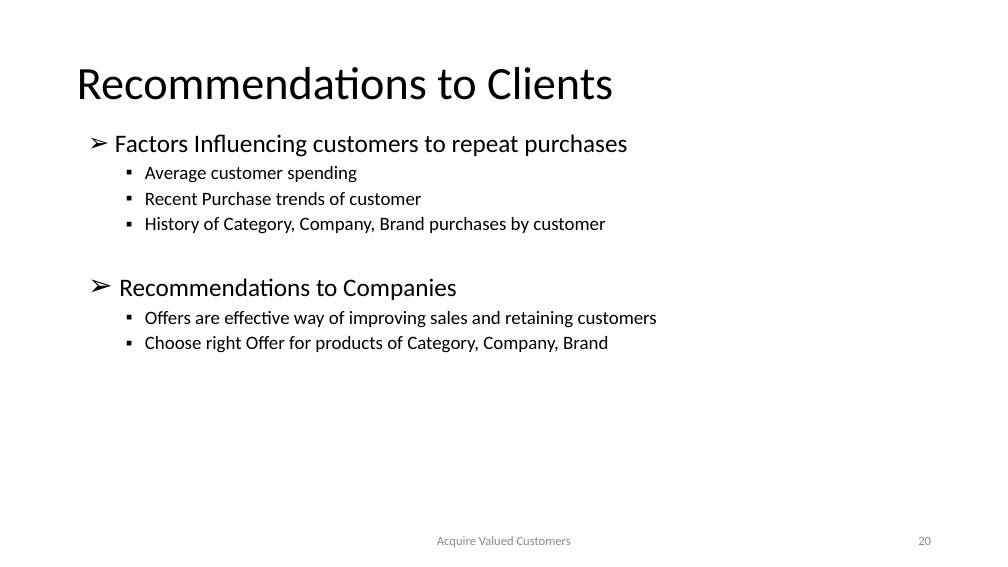
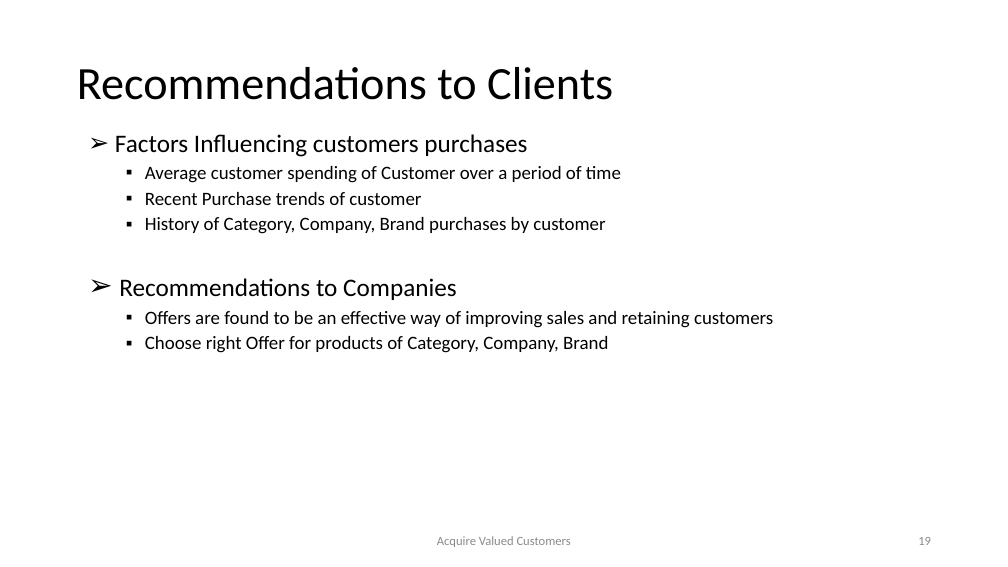
Before and after one commit to samudassir/acquirevaluedcustomers, a slide deck: slide 19 of project_report/project_presentation_II.pptx (slide 20 before the commit). Drawn at 1008x567 pixels with LibreOffice and Linux fonts; fonts in the diff are those of the drawing. Boxes give left, top, right and bottom in pixels: in the first picture for what was removed or moved away, otherwise in the second. Text is boxed around its words. In the diff, an @@ line names an element or a change of style, - is before the commit and + after.

```diff
--- a/project_report/project_presentation_II.pptx
+++ b/project_report/project_presentation_II.pptx
@@ text at <box>115,134,621,183</box>: text changed; size 24 to 18 pt @@
-➢ Factors Influencing customers to repeat purchases
-  ▪ Average customer spending
+➢ Factors Influencing customers purchases
+  ▪ Average customer spending of Customer over a period of time
@@ text at <box>145,311,773,328</box>: text changed @@
-  ▪ Offers are effective way of improving sales and retaining customers
+  ▪ Offers are found to be an effective way of improving sales and retaining customers
@@ page number at <box>918,537,931,545</box>: text changed @@
-20
+19
```
Also in this commit, not shown: 4 other slides changed, 1 slide removed, 4 other files.
